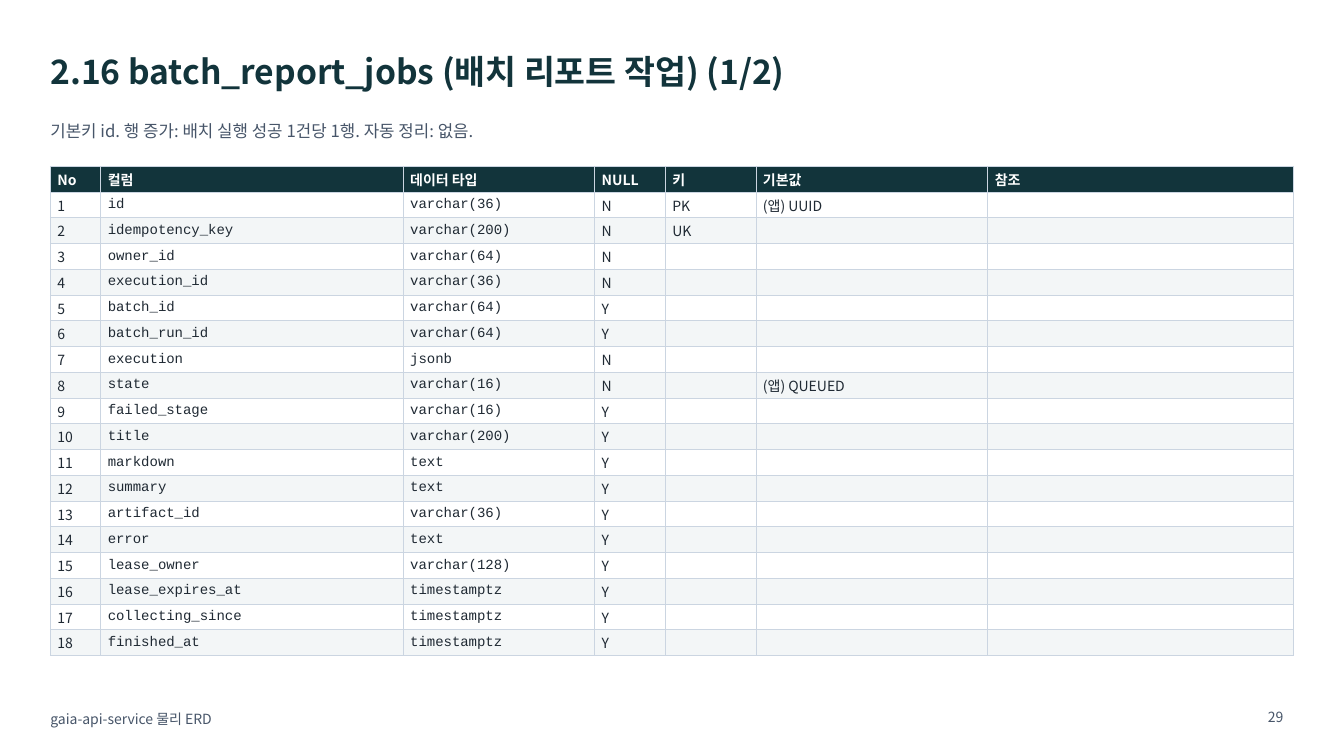
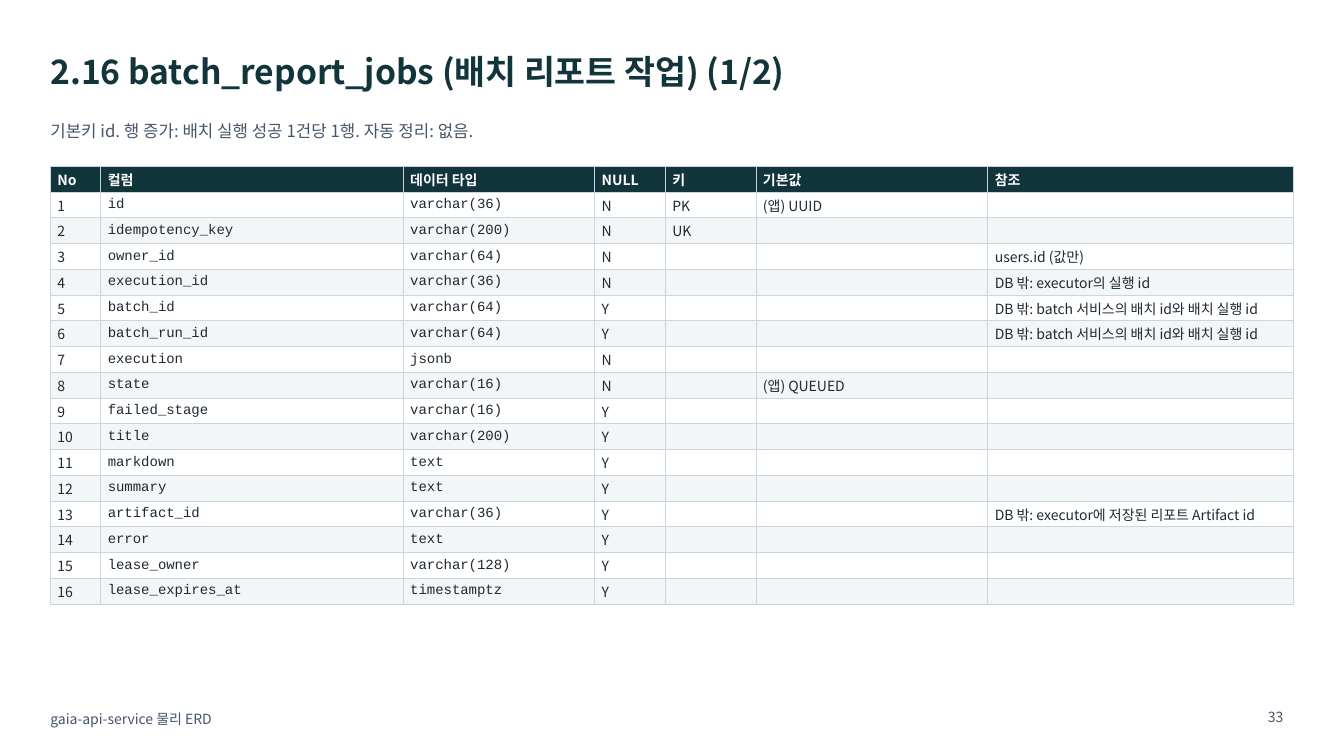
Before and after one commit to KimHwaJin/pr-agentic-service, a slide deck: slide 33 of docs/deliverables/05-erd-physical.pptx (slide 29 before the commit). Drawn at 1344x756 pixels with LibreOffice and Linux fonts; fonts in the diff are those of the drawing. Boxes give left, top, right and bottom in pixels: in the first picture for what was removed or moved away, otherwise in the second. Text is boxed around its words. In the diff, an @@ line names an element or a change of style, - is before the commit and + after.

```diff
--- a/docs/deliverables/05-erd-physical.pptx
+++ b/docs/deliverables/05-erd-physical.pptx
@@ table at (x1=50, y1=166, x2=1294, y2=601) @@
-row 4, column 7: 
+row 4, column 7: users.id (값만)
-row 5, column 7: 
+row 5, column 7: DB 밖: executor의 실행 id
-row 6, column 7: 
+row 6, column 7: DB 밖: batch 서비스의 배치 id와 배치 실행 id
-row 7, column 7: 
+row 7, column 7: DB 밖: batch 서비스의 배치 id와 배치 실행 id
-row 14, column 7: 
+row 14, column 7: DB 밖: executor에 저장된 리포트 Artifact id
-row 18: 17 | collecting_since | timestamptz | Y |  |  | 
-row 19: 18 | finished_at | timestamptz | Y |  |  | 
@@ page number at (x1=1268, y1=711, x2=1284, y2=722): text changed @@
-29
+33
```
Also in this commit, not shown: 24 other slides changed, 4 slides added, 8 other files.
